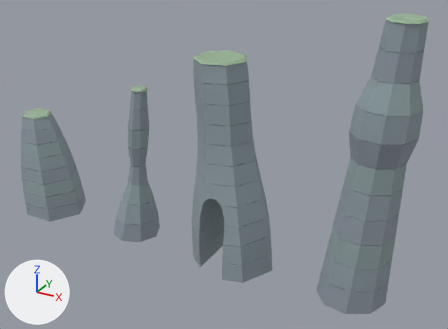
Renders of the glTF model public/assets/dreamisland/heroes/sea-stack-set.glb from each side of a commit.
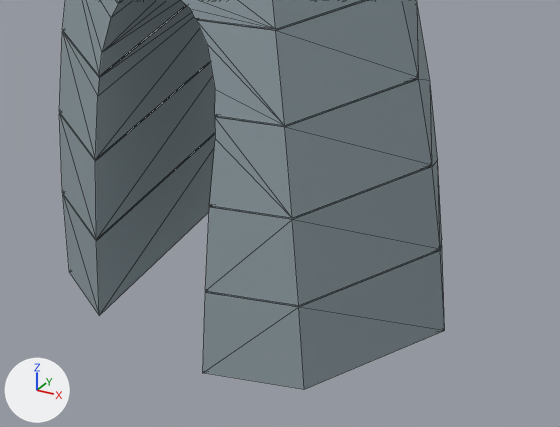
The first picture shows the older version from a 50 mm camera at (49.0, -74.5, 53.2) aimed at (7.5, 1.0, 15.5). The close-ups show the older and then the newer version on the part from 40% to 66% of the width and 61% to 88% of the height of that picture. Only the edits that show in the close-ups are written down. Arrows for +X, +Y and +Z are at lower left; the lights stay in place. The close-ups show mesh edges as thin lines. Where no turn or scale is listed for an object, it has been applied to the vertices.

The scene before the commit, as lines of its bpy script (objects in view):
```python
me_stack_32_tapered_block_courses = bpy.data.meshes.new('stack_32_tapered_block_courses')
me_stack_32_tapered_block_courses.from_pydata(...)  # 194 vertices, 328 faces; spans x -6.5..6.5, y -5.8..5.8, z 0.0..31.7
me_stack_32_tapered_block_courses.materials.append(mat_di_mat_concrete)
ob_stack_32_tapered_block_courses = bpy.data.objects.new('stack_32_tapered_block_courses', me_stack_32_tapered_block_courses)
ob_stack_32_tapered_block_courses.location = (10.0, 0.0, 0.0)
```
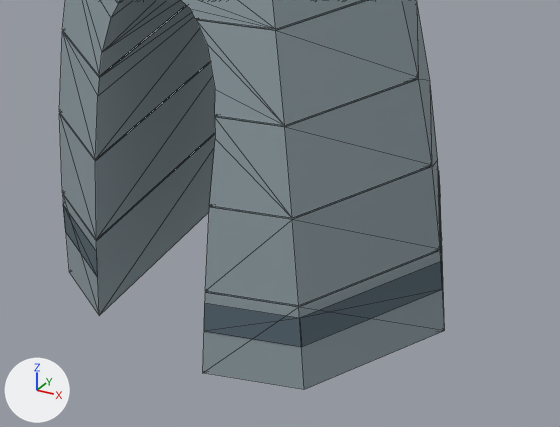
Changed parts and their boxes (x1, y1, x2, y2) in the close-ups (560 x 427 px):
'stack_32_wave_cut_notch', added
    after: (63, 171, 443, 347)

What the commit changed:
Mesh me_stack_32_wave_cut_notch is new.
It has 18 vertices, 14 faces and spans x -6.1..6.38, y -5.75..5.85, z 1.5..2.5.
It uses material mat_di_mat_concrete.
Object 'stack_32_wave_cut_notch' (ob_stack_32_wave_cut_notch) is new; it shows me_stack_32_wave_cut_notch.
Its location is (10.0, 0.0, 0.0).
